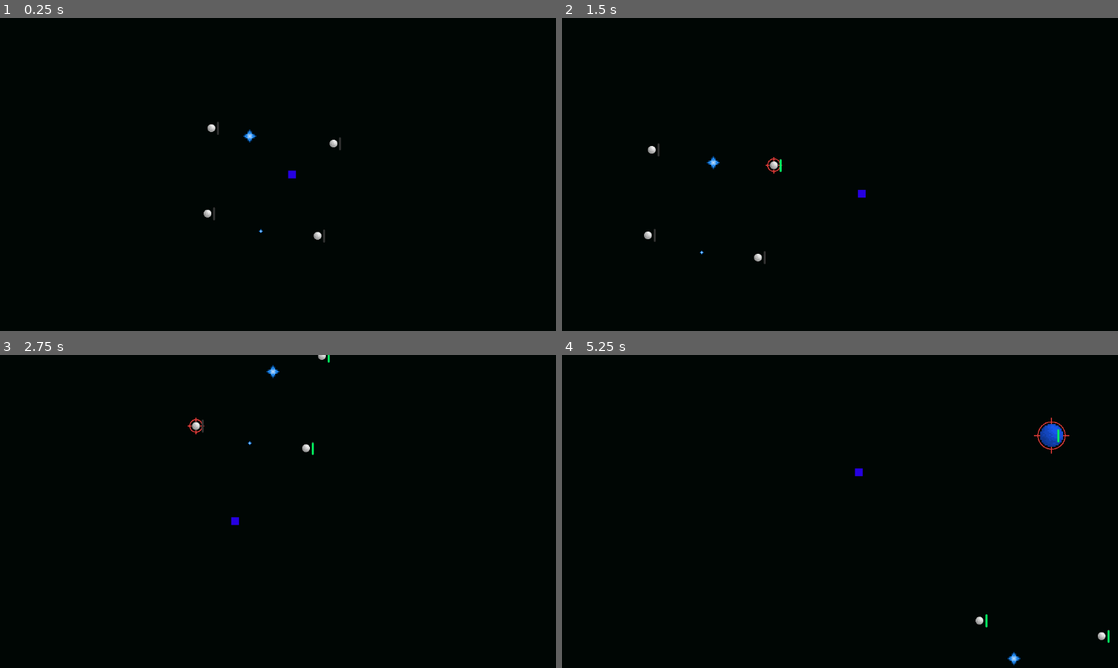
Above: before the commit, frames 1-4 (two rows, left to right).
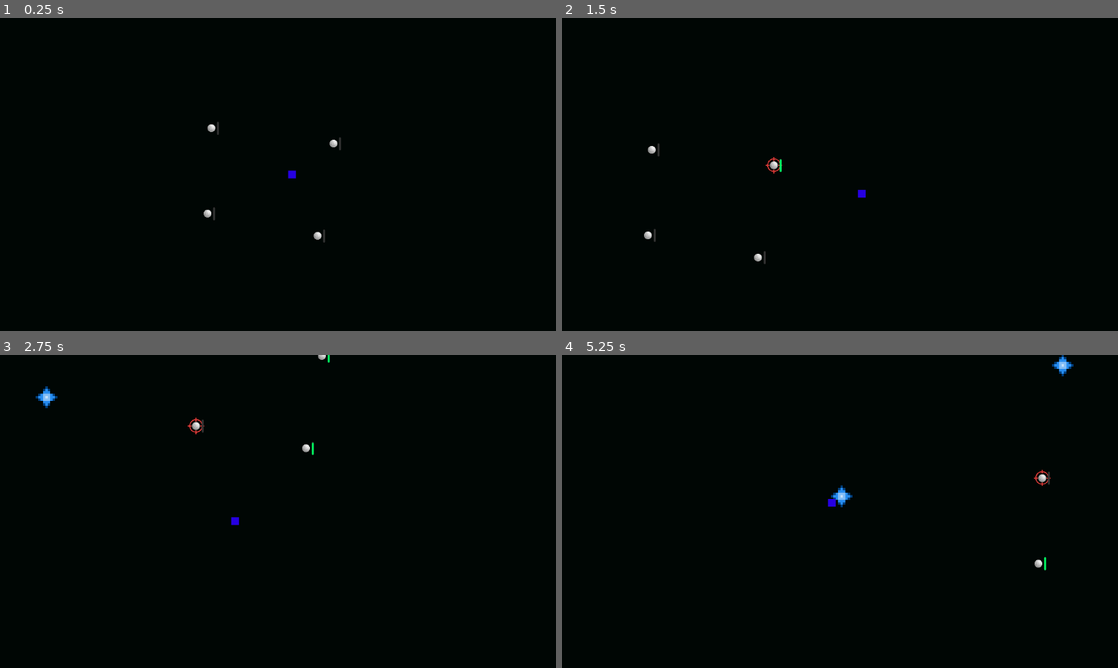
Above: after the commit, the same moments.

Repository: bentingey/Xenon
Game: Godot game, scene res://scenes/main.tscn
The game is run twice, just before and just after one commit, with the same random seed, the same clock (stepped at 60 frames per second) and the same inputs.
Inputs:
- Up to frame 1 (0.25 s): no input
- Up to frame 2 (1.5 s): tap Space (action) at 0.6, 1.35 s
- Up to frame 3 (2.75 s): tap Space (action) at 2.1 s
- Up to frame 4 (5.25 s): tap Space (action) every 0.75 s from 2.85 to 5.1 s

The runs differ from the first frame. In frame 1, less than 0.1% of the frame differs, in the area x 43-48%, y 35-69%; in frame 2, less than 0.1%; in frame 3, 0.2%; in frame 4, 1.0%, in the area x 47-99%, y 0-100%.

Commit message:
fixed bug with enemy movement

Diff:
--- a/scenes/enemies/enemy_approach.tscn
+++ b/scenes/enemies/enemy_approach.tscn
@@ -10,6 +10,7 @@
 size = Vector2(5.65685, 5.65685)
 
 [node name="Enemy_Approach" type="CharacterBody2D"]
+scale = Vector2(5, 5)
 floor_stop_on_slope = false
 floor_constant_speed = true
 script = ExtResource("1_8np12")
--- /dev/null
+++ b/scenes/enemy_spawner.tscn
@@ -0,0 +1,13 @@
+[gd_scene load_steps=3 format=3 uid="uid://bnlj3fh2a6hmr"]
+
+[ext_resource type="Script" uid="uid://bqu66g20kv6nd" path="res://scripts/enemy_spawner.gd" id="1_ks1gq"]
+[ext_resource type="PackedScene" uid="uid://d1sv6d6wy478j" path="res://scenes/enemies/enemy_approach.tscn" id="2_devoi"]
+
+[node name="EnemySpawner" type="Node2D"]
+script = ExtResource("1_ks1gq")
+enemy_scene = ExtResource("2_devoi")
+
+[node name="Timer" type="Timer" parent="."]
+autostart = true
+
+[connection signal="timeout" from="Timer" to="." method="_on_timer_timeout"]
--- a/scenes/main.tscn
+++ b/scenes/main.tscn
@@ -6,13 +6,14 @@
 [ext_resource type="PackedScene" uid="uid://bunbouvu5mb06" path="res://scenes/system.tscn" id="2_tefeu"]
 [ext_resource type="PackedScene" uid="uid://wbr5n02f2aut" path="res://scenes/planet.tscn" id="3_o6xl0"]
 [ext_resource type="PackedScene" uid="uid://cg7gie2sfey7l" path="res://scenes/player.tscn" id="3_tefeu"]
-[ext_resource type="PackedScene" uid="uid://c2x1fr04mn6eo" path="res://scenes/enemies/enemy.tscn" id="7_o6xl0"]
-[ext_resource type="PackedScene" uid="uid://d1sv6d6wy478j" path="res://scenes/enemies/enemy_approach.tscn" id="8_tipki"]
+[ext_resource type="PackedScene" uid="uid://bnlj3fh2a6hmr" path="res://scenes/enemy_spawner.tscn" id="7_o6xl0"]
 
 [node name="Main" type="Node2D"]
 script = ExtResource("1_tbgi4")
 system_scene = ExtResource("2_tefeu")
 planet_scene = ExtResource("3_o6xl0")
+
+[node name="EnemySpawner" parent="." instance=ExtResource("7_o6xl0")]
 
 [node name="PlanetHighlight" parent="." instance=ExtResource("1_jyhfs")]
 
@@ -32,10 +33,3 @@
 
 [node name="Planet4" parent="." instance=ExtResource("3_o6xl0")]
 position = Vector2(575, 81)
-
-[node name="Enemy" parent="." instance=ExtResource("7_o6xl0")]
-position = Vector2(686, 117)
-
-[node name="Enemy_Approach" parent="." instance=ExtResource("8_tipki")]
-position = Vector2(658, -86)
-scale = Vector2(3, 3)
--- /dev/null
+++ b/scripts/enemy_spawner.gd
@@ -0,0 +1,51 @@
+extends Node2D
+
+@export var enemy_scene: PackedScene
+@export var spawn_margin: float = 100.0
+@export var spawn_interval: float = 2.0
+
+var player: Node2D
+
+func _ready():
+	$Timer.wait_time = spawn_interval
+	$Timer.start()
+
+func get_offscreen_position() -> Vector2:
+	var viewport = get_viewport()
+	var camera = viewport.get_camera_2d()
+	if not camera:
+		return Vector2.ZERO
+
+	var screen_size = viewport.get_visible_rect().size
+	var player_pos = player.global_position
+
+	# Decide a random edge to spawn from: 0=top, 1=bottom, 2=left, 3=right
+	var edge = randi() % 4
+	var pos = Vector2()
+
+	match edge:
+		0: # Top
+			pos.x = player_pos.x + randf_range(-screen_size.x/2, screen_size.x/2)
+			pos.y = player_pos.y - screen_size.y/2 - spawn_margin
+		1: # Bottom
+			pos.x = player_pos.x + randf_range(-screen_size.x/2, screen_size.x/2)
+			pos.y = player_pos.y + screen_size.y/2 + spawn_margin
+		2: # Left
+			pos.x = player_pos.x - screen_size.x/2 - spawn_margin
+			pos.y = player_pos.y + randf_range(-screen_size.y/2, screen_size.y/2)
+		3: # Right
+			pos.x = player_pos.x + screen_size.x/2 + spawn_margin
+			pos.y = player_pos.y + randf_range(-screen_size.y/2, screen_size.y/2)
+
+	return pos
+
+
+func _on_timer_timeout() -> void:
+	if not player:
+		print("not player")
+		return
+
+	var spawn_pos = get_offscreen_position()
+	var enemy = enemy_scene.instantiate()
+	enemy.global_position = spawn_pos
+	get_parent().add_child(enemy)
--- a/scripts/main.gd
+++ b/scripts/main.gd
@@ -8,3 +8,5 @@
 	var system = system_scene.instantiate()
 	add_child(system)
 	system.generate_system(5, 1000, ["terrestrial", "gas giant", "ice", "lava", "ocean"])
+
+	$EnemySpawner.player = $Player
--- a/scripts/states/state_approach.gd
+++ b/scripts/states/state_approach.gd
@@ -13,6 +13,7 @@
 func Physics_Update(_delta: float):
 	# get the direction between the player and the enemy
 	var direction = player.global_position - enemy.global_position
+	direction = direction.normalized()
 
 	# if distance to player is greater than 50, move towards the player. If not, switch back to the idle state
 	if direction.length() < 10000:
Not shown: 1 places in scenes/enemies/enemy_approach.tscn that only renumber resources
Not shown: 1 places in scenes/main.tscn that only renumber resources
Not shown, added: scripts/enemy_ai.gd.uid
Not shown, added: scripts/enemy_spawner.gd.uid
